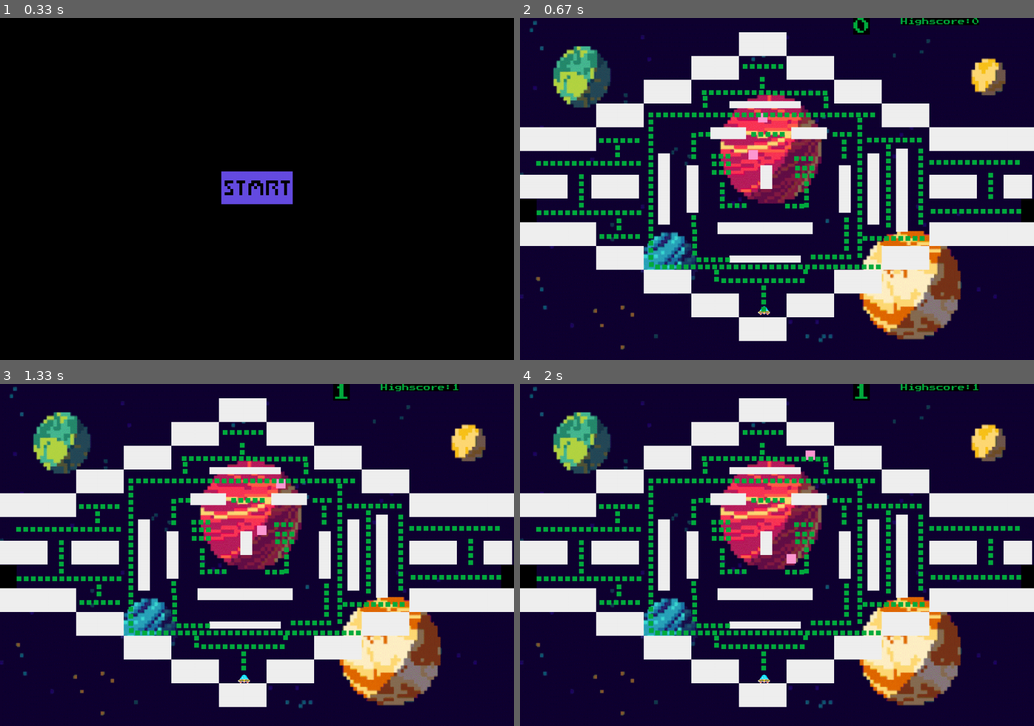
Above: before the commit, frames 1-4 (two rows, left to right).
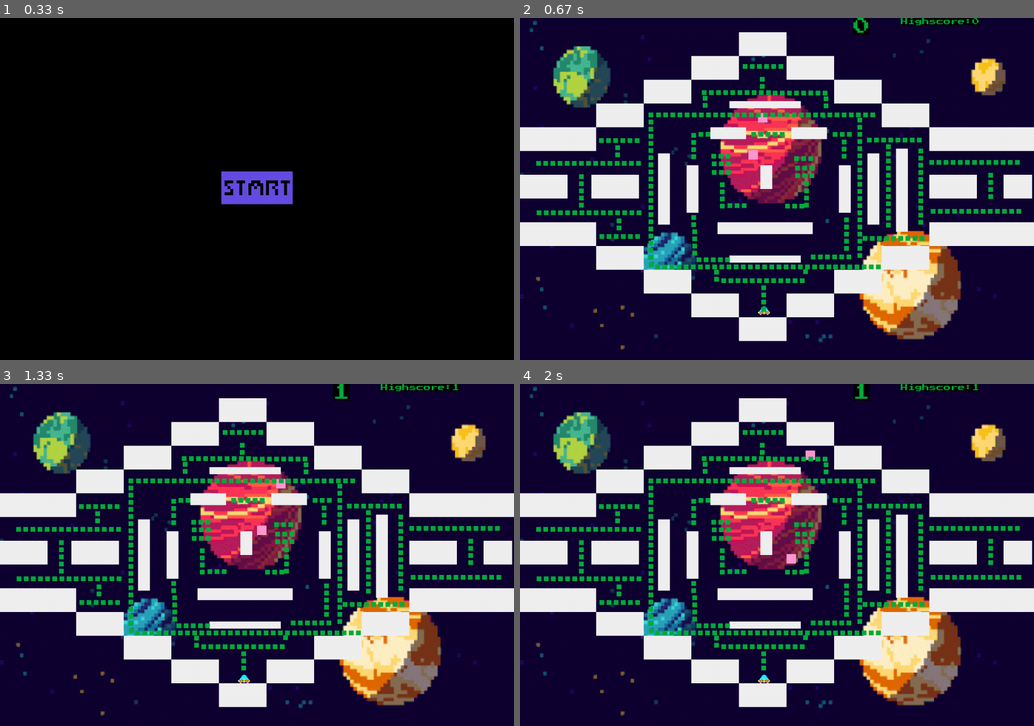
Above: after the commit, the same moments.

Repository: finnstamer/pygameInformatik
Game: pygame game, started from game.py
The game is run twice, just before and just after one commit, with the same random seed, the same clock (stepped at 60 frames per second) and the same inputs.
Inputs (mouse positions are in pixels of both pictures, inside the frame that each line leads up to):
- Up to frame 1 (0.33 s): no input
- Up to frame 2 (0.67 s): click (777, 189) at 0.38 s
- Up to frame 3 (1.33 s): tap S at 0.67 s; click (262, 575) at 1.05 s
- Up to frame 4 (2 s): no input

Frame 1 is identical in both runs. In frame 2, 0.4% of the frame differs, in the area x 0-100%, y 52-60%; in frame 3, 0.4%; in frame 4, 0.4%.

Commit message:
Fixed SoundsManager to not raise LookupError

Diff:
--- a/base/core/Dependencies/Sounds/SoundsManager.py
+++ b/base/core/Dependencies/Sounds/SoundsManager.py
@@ -37,10 +37,9 @@
         Wait.unqueueByName(f"sounds.{sound.id}.finished")
 
     def stop(sound: Sound):
-        if sound.id not in SoundsManager.playing:
-            raise LookupError(f"Sound '{id}' is not playing.")
-        sound.stop()
-        SoundsManager.playing.remove(sound.id)
+        if sound.id in SoundsManager.playing:
+            sound.stop()
+            SoundsManager.playing.remove(sound.id)
 
     def isPlaying(sound: Sound):
         return sound.id in SoundsManager.playing
--- a/base/core/Object/GameObject.py
+++ b/base/core/Object/GameObject.py
@@ -24,6 +24,7 @@
         self.fluid = False # Fluid Objekt => es bewegt sich im Raum (wichtig für NodeGenerator)
         self.speed = 0
         self.health = -1
+        self.transparent = False
         self.buildRect()
         Factory.append(self)
 
@@ -82,7 +83,7 @@
 
     # Wenn Objekt aktiv ist, wird .rect oder .image auf den Bildschirm übertragen
     def draw(self):
-        if self.active:
+        if self.active and not self.transparent:
             if self.image:
                 screen.blit(self.image, self.rect)
             else:
@@ -124,12 +125,15 @@
         self.updateRect()
         return self
 
-
     # Bewegt wenn möglich ein Objekt zur Position. Sonst bis zur nächsten möglichen Stelle
     def move(self, pos: pygame.Vector2):
         furthestPos = Movement.furthestMove(self, pos, objs=Game.level().nonFluidSolids)
         if furthestPos is not None:
             self.updatePos(furthestPos)
+        return self
+
+    def setTransparent(self):
+        self.transparent = True
         return self
 
     # Gibt zurück, ob dieses Objekt mit einem pygame.Rect kollidiert.
--- a/level/level2.py
+++ b/level/level2.py
@@ -65,17 +65,17 @@
         enemy2 = Enemy(Vector2(472, 264), 20, 20, (250, 0, 0))
         enemy2.pathPool = [Vector2(539, 137), Vector2(889, 392), Vector2(591, 409)]
 
-        teleport1 = GameObject(Vector2(0, 280), 35, 50)
+        teleport1 = GameObject(Vector2(0, 280), 35, 50).setTransparent()
         Teleporter(teleport1, player, Vector2(1027, 287))
 
-        teleport2 = GameObject(Vector2(1053, 280), 35, 50)
+        teleport2 = GameObject(Vector2(1053, 280), 35, 50).setTransparent()
         Teleporter(teleport2, player, Vector2(37, 280))
 
-        teleport1 = GameObject(Vector2(0, 381), 35, 50)
-        Teleporter(teleport1, player, Vector2(1027, 381))
-
-        teleport2 = GameObject(Vector2(1053, 381), 35, 50)
-        Teleporter(teleport2, player, Vector2(37, 381))
+        teleport3 = GameObject(Vector2(0, 381), 35, 50).setTransparent()
+        Teleporter(teleport3, player, Vector2(1027, 381))
+
+        teleport4 = GameObject(Vector2(1053, 381), 35, 50).setTransparent()
+        Teleporter(teleport4, player, Vector2(37, 381))
 
         Fonts.load("font", "assets/font.ttf", 35)
         Fonts.load("font", "assets/font.ttf", 15)
@@ -99,7 +99,7 @@
 
         objects = [
           bg,
-        player, enemy, enemy2, text, highscore, weapon, teleport1, teleport2,
+        player, enemy, enemy2, text, highscore, weapon, teleport1, teleport2, teleport3, teleport4,
           Wall(Vector2(505,310), width=25, height=50),Wall(Vector2(460,30), width=100, height=50),
           Wall(Vector2(560,80), width=100, height=50),Wall(Vector2(360,80), width=100, height=50),
           Wall(Vector2(260,130), width=100, height=50),Wall(Vector2(660,130), width=100, height=50),
